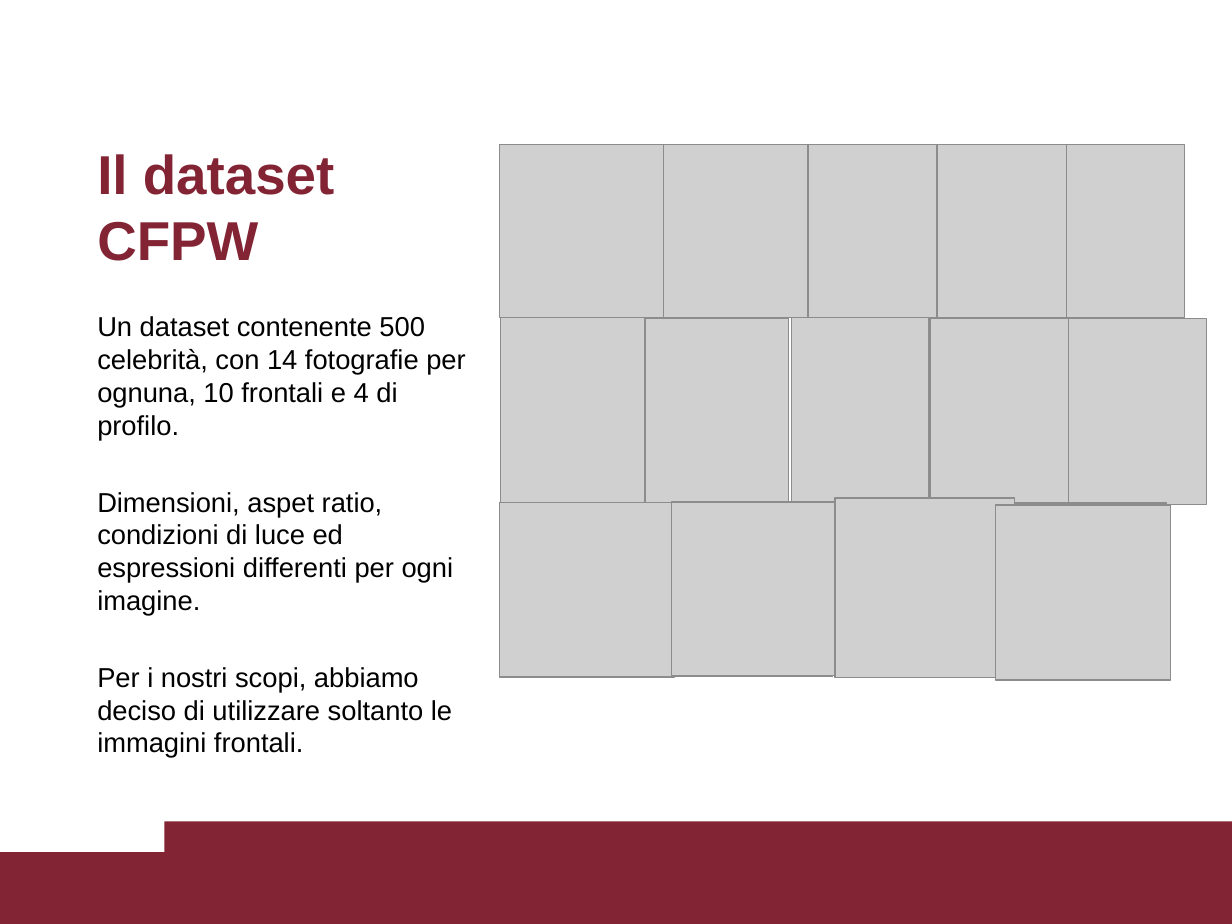
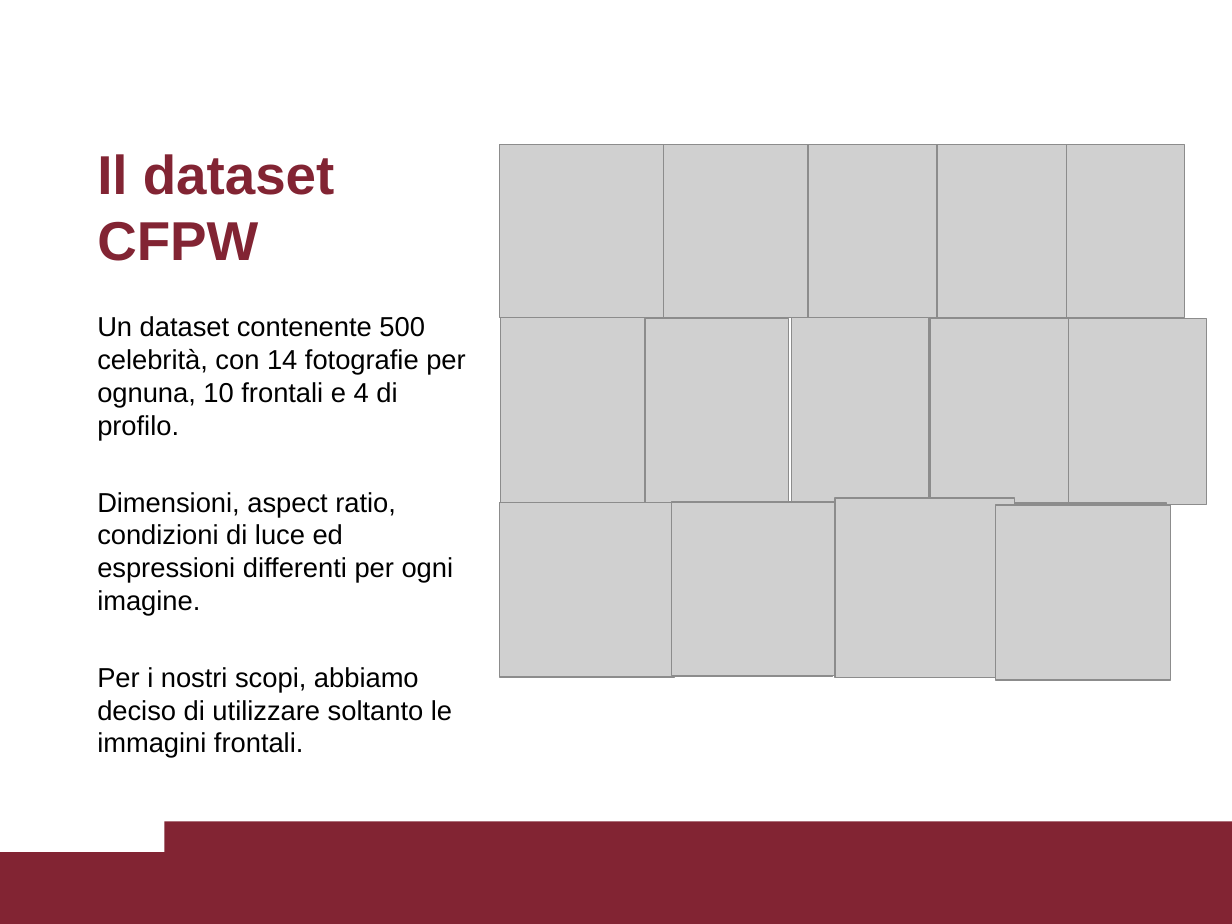
Before and after one commit to TarazGr/BSProj, a slide deck: slide 10 of Siamese Networks and Image Verification.pptx. Drawn at 1232x924 pixels with LibreOffice and Linux fonts; fonts in the diff are those of the drawing; grey boxes stand for pictures. Boxes give left, top, right and bottom in pixels: in the first picture for what was removed or moved away, otherwise in the second. Text is boxed around its words. In the diff, an @@ line names an element or a change of style, - is before the commit and + after.

Commit message:
piccoli dettagli e animazioni

```diff
--- a/Siamese Networks and Image Verification.pptx
+++ b/Siamese Networks and Image Verification.pptx
@@ text at (x1=97, y1=492, x2=454, y2=616): text changed @@
-Dimensioni, aspet ratio, condizioni di luce ed espressioni differenti per ogni imagine.
+Dimensioni, aspect ratio, condizioni di luce ed espressioni differenti per ogni imagine.
```
